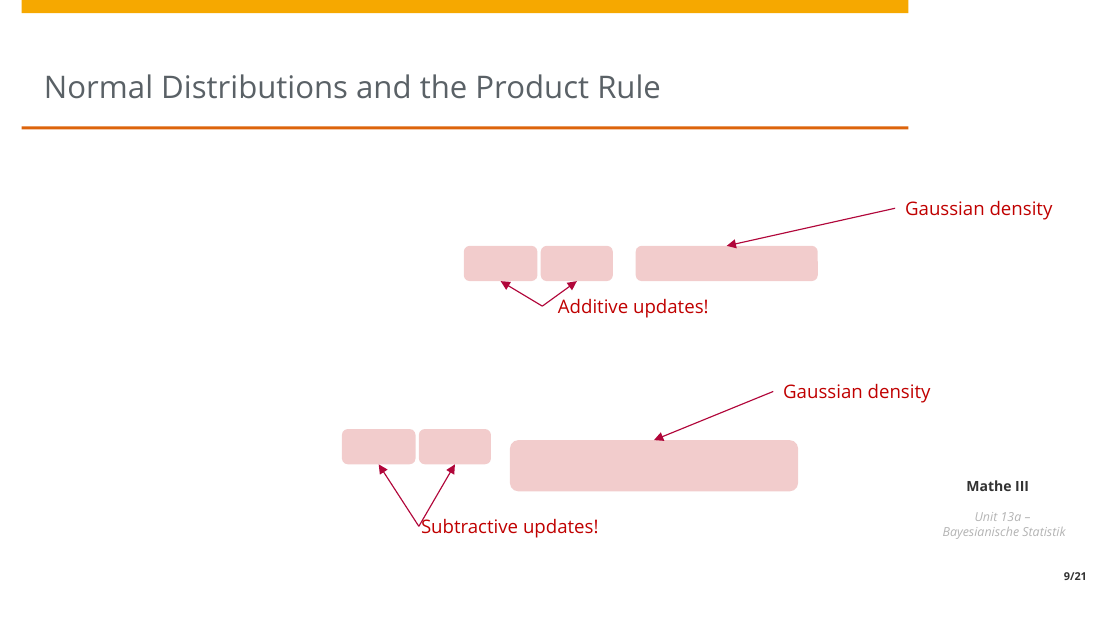
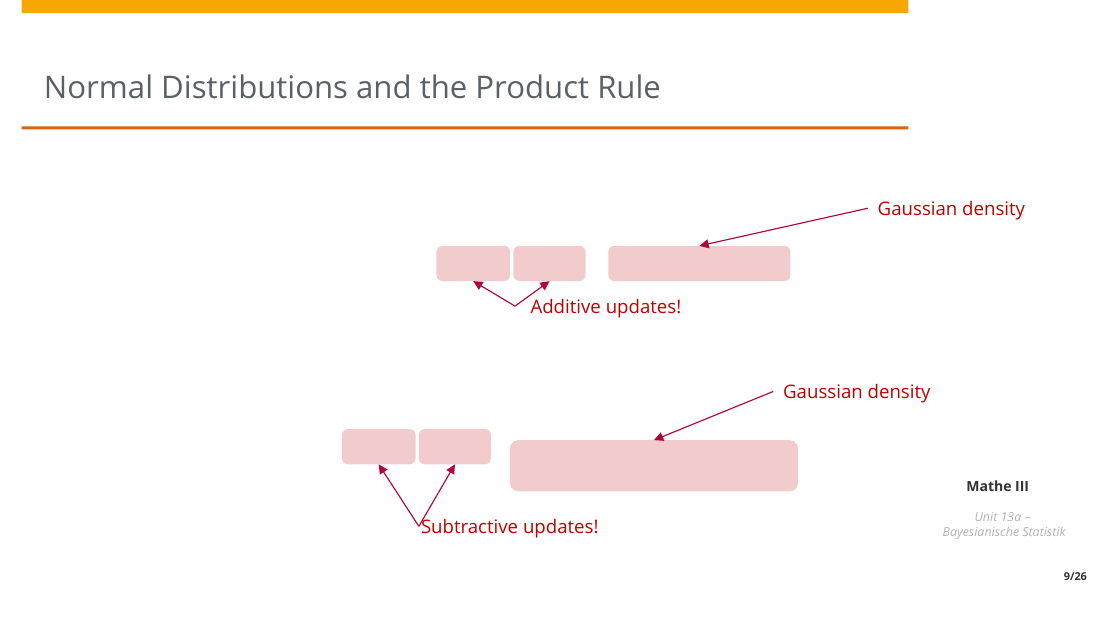
Before and after one commit to HPI-Artificial-Intelligence-Teaching/ma3-ws2324, a slide deck: slide 9 of unit13/Unit13a - Bayesianische Statistik.pptx. Drawn at 1120x630 pixels with LibreOffice and Linux fonts; fonts in the diff are those of the drawing; grey boxes stand for pictures; background and template pictures are left out. Boxes give left, top, right and bottom in pixels: in the first picture for what was removed or moved away, otherwise in the second. Text is boxed around its words. In the diff, an @@ line names an element or a change of style, - is before the commit and + after.

```diff
--- a/unit13/Unit13a - Bayesianische Statistik.pptx
+++ b/unit13/Unit13a - Bayesianische Statistik.pptx
@@ 2 rounded rectangles, 1 arrow: place and size @@
-2 rounded rectangles, 1 arrow at (541,208,895,281)
+2 rounded rectangles, 1 arrow at (513,208,868,281)
@@ 2 texts, 2 arrows, 1 rounded rectangle: place and size @@
-2 texts, 2 arrows, 1 rounded rectangle at (464,200,1053,318)
+2 texts, 2 arrows, 1 rounded rectangle at (437,201,1025,318)
@@ page number at (1064,572,1087,580): text changed @@
-9/21
+9/26
```
Also in this commit, not shown: 2 other slides changed, 1 other file.
